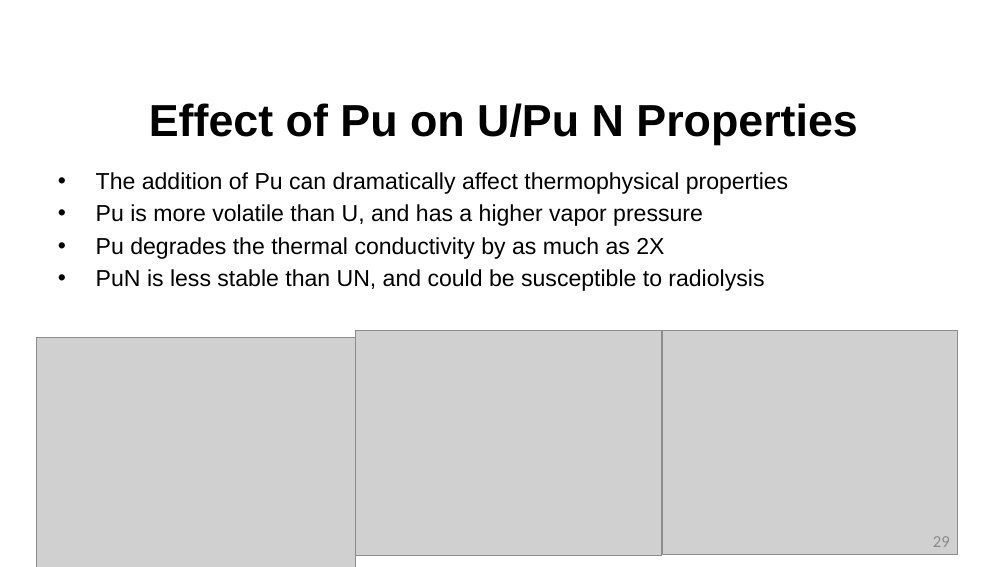
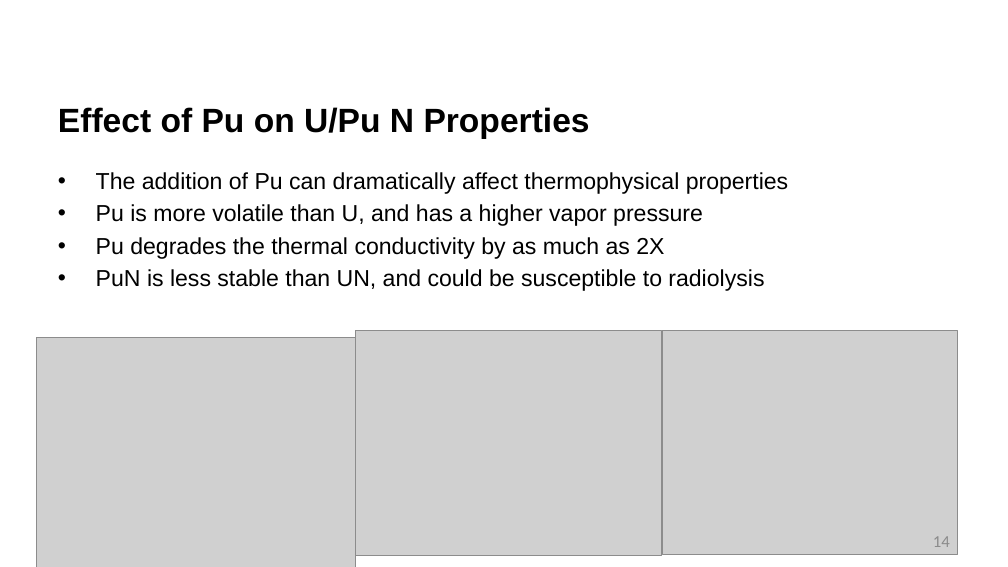
Before and after one commit to benbeeler/TEACHING, a slide deck: slide 14 of Advanced Reactor Materials/Fall2025/Lec16_carbide_nitride.pptx (slide 29 before the commit). Drawn at 1008x567 pixels with LibreOffice and Linux fonts; fonts in the diff are those of the drawing; grey boxes stand for pictures; background and template pictures are left out. Boxes give left, top, right and bottom in pixels: in the first picture for what was removed or moved away, otherwise in the second. Text is boxed around its words. In the diff, an @@ line names an element or a change of style, - is before the commit and + after.

```diff
--- a/Advanced Reactor Materials/Fall2025/Lec16_carbide_nitride.pptx
+++ b/Advanced Reactor Materials/Fall2025/Lec16_carbide_nitride.pptx
@@ title "Effect of Pu on U/Pu ..." at (58, 107, 590, 139): size 42.7 to 32 pt; alignment centre to left @@
@@ page number at (933, 536, 950, 547): text changed @@
-29
+14
```
Also in this commit, not shown: 16 other slides changed, 15 slides removed, 5 other files.
